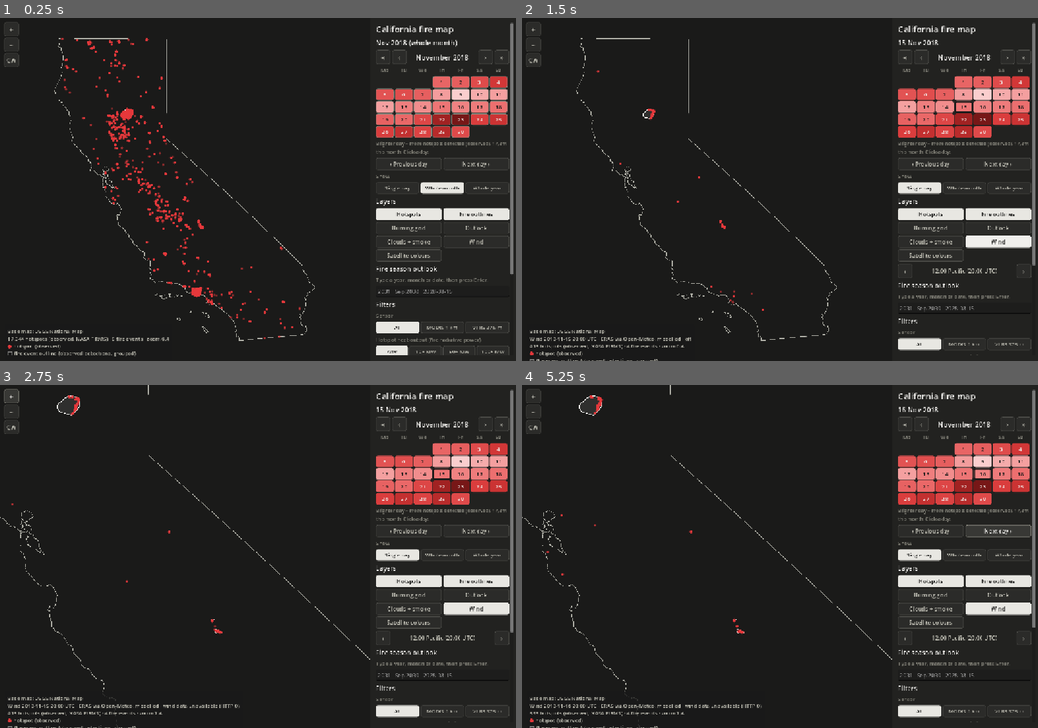
Above: before the commit, frames 1-4 (two rows, left to right).
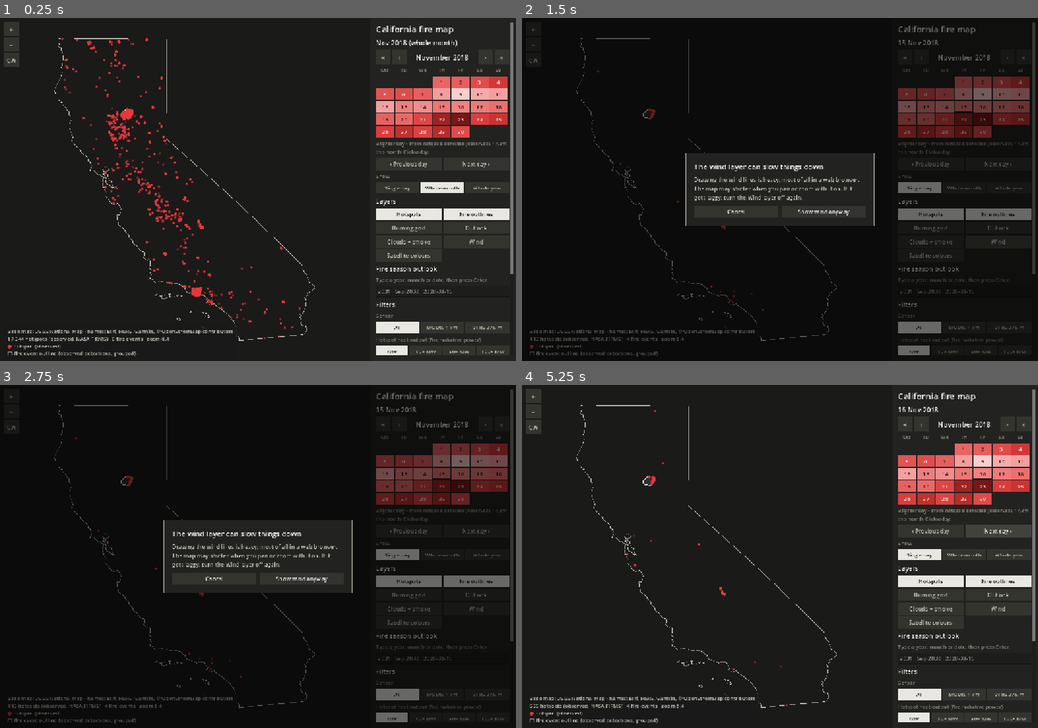
Above: after the commit, the same moments.

Repository: ashved123/Space-Pickles-Harmonization
Game: Godot game, scene res://ui/map_view.tscn
Two runs of this game, one before a commit and one after it. Both use one fixed random seed, a clock stepped at 60 frames per second and the inputs below.
Inputs (mouse positions are in pixels of both pictures, inside the frame that each line leads up to):
- Up to frame 1 (0.25 s): no input
- Up to frame 2 (1.5 s): click "15" at 0.5 s; click "Wind" at 1.25 s
- Up to frame 3 (2.75 s): click "+" at 2 s
- Up to frame 4 (5.25 s): click (738, 577) at 2.75 s, where only the run after the commit has a clickable "Cancel"; click "Single day" at 3.5 s; click "Single day" at 4.25 s; click "Next day ›" at 5 s

The runs differ from the first frame. In frame 1, 1.3% of the frame differs, in the area x 0-100%, y 1-99%; in frame 2, 13%; in frame 3, 13%, in the area x 0-100%, y 0-100%; in frame 4, 4.3%.

Commit message:
Gentler zoom, place names above hotspots, wind notice, square UI
Zoom: wheel zoom now scales with how far the wheel scrolled instead of
a fixed step per event (trackpads send many small events; a browser
reports 3.0 per notch). One notch is 0.2 zoom levels on the map and x1.1
in the sim. In the sim, presses over the side panel are ignored, so
scrolling the panel no longer zooms the grid.

Map labels: place names are their own transparent layer (Esri reference
tiles, clipped to the state) drawn above the hotspots and outlines. The
Labels base map is now USGS aerial plus that layer. Hotspots are drawn
at 78% opacity. Esri source and attribution added to SOURCES.md.

Wind: the first time the layer is turned on in a session a notice says
it can slow the map down; Cancel or Esc leaves it off.

UI: square corners everywhere and flat buttons with no outline or focus
ring. The selected day in the month calendar is a bar along the bottom
of the cell. Controls styled by the default theme are squared at start.

Co-Authored-By: Claude Sonnet 5.5 <noreply@anthropic.com>

Diff:
--- a/app/data/app_state.gd
+++ b/app/data/app_state.gd
@@ -1,5 +1,7 @@
 ## Autoload: carries choices between the calendar and the sim screens.
 extends Node
+
+const UI = preload("res://ui/ui_kit.gd")
 
 var selection := PackedInt32Array()  # selected calendar cells (empty = all California)
 var selected_year := 0
@@ -7,5 +9,10 @@
 var sim_event := {}                  # fire event picked in the calendar, or empty
 var sim_request := {}                # where and when to run the sim: {lat, lon, year, doy, side_m, label}
                                      # (see data/sim_region.gd); empty = use sim_event, or test terrain
+var wind_ok := false                 # the user has accepted the "wind slows the map" notice this session
 var map_state := {}                 # map view, date and filters, restored when coming back
 var return_scene := "res://ui/map_view.tscn"  # where Esc in the sim goes
+
+
+func _ready() -> void:
+	UI.square_default_theme()
--- a/app/main.gd
+++ b/app/main.gd
@@ -20,6 +20,7 @@
 const RETARDANT_RADIUS := 5.0
 const FIREBREAK_WIDTH := 2
 const MAX_VIEW_ZOOM := 8.0
+const WHEEL_ZOOM_PER_NOTCH := 1.1  # zoom factor for one notch of an ordinary mouse wheel
 const TOOL_IGNITE := 0
 const TOOL_FIREBREAK := 1
 const TOOL_RETARDANT := 2
@@ -530,14 +531,18 @@
 
 
 func _mouse_button(event: InputEventMouseButton) -> void:
+	# Presses over the side panel are the panel's: scrolling it must not zoom the grid, and a click on
+	# its empty parts must not ignite or drop anything on cells hidden under it.
+	if event.pressed and event.position.x > map_size().x:
+		return
 	var cell := mouse_cell()
 	match event.button_index:
 		MOUSE_BUTTON_WHEEL_UP:
 			if event.pressed:
-				zoom_at(event.position, view_zoom * 1.25)
+				zoom_at(event.position, view_zoom * pow(WHEEL_ZOOM_PER_NOTCH, UI.wheel_notches(event)))
 		MOUSE_BUTTON_WHEEL_DOWN:
 			if event.pressed:
-				zoom_at(event.position, view_zoom / 1.25)
+				zoom_at(event.position, view_zoom / pow(WHEEL_ZOOM_PER_NOTCH, UI.wheel_notches(event)))
 		MOUSE_BUTTON_MIDDLE:
 			_panning = event.pressed
 		MOUSE_BUTTON_LEFT:
--- a/app/map/hotspot_layer.gd
+++ b/app/map/hotspot_layer.gd
@@ -5,6 +5,7 @@
 extends MultiMeshInstance2D
 
 const MIN_PX := 7.0
+const OPACITY := 0.78  # slightly see-through, so the ground and overlapping hotspots show
 const CORE_COLOR := Color("#e5383b")  # red centre: an observed hotspot, whatever the satellite
 # The quad's colour (set per detection) is the ring; the centre is painted red on top.
 const SHADER := "
@@ -28,6 +29,7 @@
 	multimesh.transform_format = MultiMesh.TRANSFORM_2D
 	multimesh.use_colors = true
 	multimesh.mesh = _quad
+	modulate = Color(1, 1, 1, OPACITY)
 	var shader := Shader.new()
 	shader.code = SHADER
 	var mat := ShaderMaterial.new()
--- a/app/ui/calendar_view.gd
+++ b/app/ui/calendar_view.gd
@@ -101,10 +101,12 @@
 
 func _build_controls() -> void:
 	for b in [all_button, sim_button, map_button]:
-		b.add_theme_stylebox_override("normal", _button_style(Color("#2b2b29"), INK_3))
-		b.add_theme_stylebox_override("hover", _button_style(Color("#383835"), INK_2))
-		b.add_theme_stylebox_override("pressed", _button_style(Color("#383835"), INK))
-		b.add_theme_stylebox_override("disabled", _button_style(SURFACE, GRID_LINE))
+		b.add_theme_stylebox_override("normal", _button_style(UI.BTN))
+		b.add_theme_stylebox_override("hover", _button_style(UI.BTN_HOVER))
+		b.add_theme_stylebox_override("pressed", _button_style(UI.BTN_PRESSED))
+		b.add_theme_stylebox_override("disabled", _button_style(UI.BTN_DISABLED))
+		b.add_theme_stylebox_override("focus", StyleBoxEmpty.new())
+		b.focus_mode = Control.FOCUS_NONE
 		b.add_theme_color_override("font_color", INK)
 	_update_title()
 	title.position = Vector2(16, 10)
@@ -178,12 +180,10 @@
 		layout()
 
 
-func _button_style(bg: Color, border: Color) -> StyleBoxFlat:
+## A square-cornered fill with no outline.
+func _button_style(bg: Color) -> StyleBoxFlat:
 	var s := StyleBoxFlat.new()
 	s.bg_color = bg
-	s.border_color = border
-	s.set_border_width_all(1)
-	s.set_corner_radius_all(4)
 	s.content_margin_left = 12
 	s.content_margin_right = 12
 	s.content_margin_top = 6
--- a/app/ui/map_view.gd
+++ b/app/ui/map_view.gd
@@ -12,6 +12,7 @@
 const WindLayer = preload("res://map/wind_layer.gd")
 const CalendarData = preload("res://data/calendar_data.gd")
 const HotspotData = preload("res://data/hotspot_data.gd")
+const UI = preload("res://ui/ui_kit.gd")
 const SimRegion = preload("res://data/sim_region.gd")
 
 const SURFACE := Color("#1a1a19")
@@ -31,12 +32,18 @@
 const SIZE_STEPS := [0, 10, 50, 200]     # km2
 const MONTH_NAMES := ["January", "February", "March", "April", "May", "June", "July", "August", "September", "October", "November", "December"]
 const MIN_ZOOM := 5.0
+const WHEEL_ZOOM_PER_NOTCH := 0.2   # zoom levels for one notch of an ordinary mouse wheel
 const MAX_ZOOM := 15.0
 const GIBS_DAILY := "https://gibs.earthdata.nasa.gov/wmts/epsg3857/best/MODIS_Terra_CorrectedReflectance_TrueColor/default/{date}/GoogleMapsCompatible_Level9/{z}/{y}/{x}.jpg"
+# Place names are their own transparent layer, drawn above the hotspots (base map 0 only; the
+# topo map has its names baked in). Esri's reference tiles, keyless, free with attribution.
+const LABEL_BASE := 0
+const LABELS_URL := "https://server.arcgisonline.com/ArcGIS/rest/services/Reference/World_Boundaries_and_Places/MapServer/tile/{z}/{y}/{x}"
+const LABELS_MAX_ZOOM := 15
 const USGS := "https://basemap.nationalmap.gov/arcgis/rest/services/%s/MapServer/tile/{z}/{y}/{x}"
 # Base maps: [name, url template, max zoom]. USGS National Map tiles are public domain.
 const BASES := [
-	["Aerial imagery + roads and names (USGS)", USGS % "USGSImageryTopo", 16],
+	["Aerial imagery + place names (USGS aerial, Esri labels)", USGS % "USGSImageryOnly", 16],
 	["Aerial imagery (USGS, cloud-free)", USGS % "USGSImageryOnly", 16],
 	["Topographic map (USGS)", USGS % "USGSTopo", 16],
 	["None", "", 0],
@@ -124,7 +131,11 @@
 var world := Node2D.new()
 var region_clip: RegionClip = RegionClip.new()
 var backdrop_tiles: TileLayer = TileLayer.new()  # greyed-out surroundings, not clipped to the state
+var wind_toggle: Button
+var wind_popup := Control.new()  # modal notice shown the first time the wind layer is turned on
 var base_tiles: TileLayer = TileLayer.new()
+var label_tiles: TileLayer = TileLayer.new()  # place names above the hotspots
+var labels_clip: RegionClip = RegionClip.new()
 var sat_tiles: TileLayer = TileLayer.new()
 var wind: WindLayer = WindLayer.new()
 var _wind_timer := Timer.new()
@@ -182,6 +193,9 @@
 	viirs_layer.footprint_world = 375.0 * m2
 	for n in [vector, modis_layer, viirs_layer]:
 		world.add_child(n)
+	label_tiles.setup(LABELS_URL, LABELS_MAX_ZOOM)
+	labels_clip.add_child(label_tiles)
+	world.add_child(labels_clip)  # last, so the names sit on top of hotspots and outlines
 	add_child(world)
 	# Flat on the ground: in map coordinates and clipped to the state, below hotspots and outlines.
 	region_clip.add_child(wind)
@@ -191,6 +205,7 @@
 	add_child(_wind_timer)
 	_build_panel()
 	_build_overlay()
+	_build_wind_popup()
 	_built = true
 	_refresh_data()
 	_apply_view()
@@ -208,6 +223,7 @@
 			pts.append(Mercator.to_world(p[0], p[1]))
 		rings.append(pts)
 	region_clip.rings = rings
+	labels_clip.rings = rings
 	vector.outline_rings = rings
 	var a := Mercator.to_world(ca.bbox[2], ca.bbox[1])
 	var b := Mercator.to_world(ca.bbox[0], ca.bbox[3])
@@ -296,7 +312,7 @@
 	_toggle(layers, "Burning grid", "Harmonized MODIS + VIIRS burning per 25 km cell", show_grid, func(on): show_grid = on; _refresh_data())
 	outlook_toggle = _toggle(layers, "Outlook", "Outlook from past patterns, not a forecast of actual fires", show_outlook, func(on): show_outlook = on; _refresh_data())
 	_toggle(layers, "Clouds + smoke", "NASA satellite image for that day, over the base map", show_sat, func(on): show_sat = on; _apply_view())
-	_toggle(layers, "Wind", "Wind that day (ERA5 reanalysis, modelled)", show_wind, func(on): show_wind = on; _apply_view())
+	wind_toggle = _toggle(layers, "Wind", "Wind that day (ERA5 reanalysis, modelled). Can slow the map down", show_wind, _on_wind_toggled)
 	_toggle(layers, "Satellite colours", "Ring each hotspot in its satellite's colour: MODIS blue, VIIRS S-NPP yellow, VIIRS NOAA-20 aqua",
 		color_by_satellite, func(on): color_by_satellite = on; _refresh_data())
 	wind_row.visible = show_wind
@@ -374,12 +390,10 @@
 	box.add_child(l)
 
 
-func _flat(bg: Color, border: Color, width: int = 1) -> StyleBoxFlat:
+## A square-cornered fill with no outline.
+func _flat(bg: Color) -> StyleBoxFlat:
 	var s := StyleBoxFlat.new()
 	s.bg_color = bg
-	s.border_color = border
-	s.set_border_width_all(width)
-	s.set_corner_radius_all(4)
 	s.content_margin_left = 6
 	s.content_margin_right = 6
 	s.content_margin_top = 5
@@ -389,10 +403,10 @@
 
 ## Dark when off, light when on (or pressed).
 func _style_toggle(b: Button) -> void:
-	b.add_theme_stylebox_override("normal", _flat(Color("#2b2b29"), Color("#4a4a46")))
-	b.add_theme_stylebox_override("hover", _flat(Color("#383835"), INK_3))
-	b.add_theme_stylebox_override("pressed", _flat(Color("#e8e7e2"), Color("#e8e7e2")))
-	b.add_theme_stylebox_override("hover_pressed", _flat(INK, INK))
+	b.add_theme_stylebox_override("normal", _flat(UI.BTN))
+	b.add_theme_stylebox_override("hover", _flat(UI.BTN_HOVER))
+	b.add_theme_stylebox_override("pressed", _flat(Color("#e8e7e2")))
+	b.add_theme_stylebox_override("hover_pressed", _flat(INK))
 	b.add_theme_stylebox_override("focus", StyleBoxEmpty.new())
 	b.add_theme_color_override("font_color", INK_2)
 	b.add_theme_color_override("font_hover_color", INK)
@@ -545,14 +559,12 @@
 		b.custom_minimum_size = Vector2(DAY_W, 26)
 		b.tooltip_text = "%d %s %d: %s hotspots detected" % [d, MONTH_NAMES[cal_month - 1], year, _thousands(n)]
 		var shade := Color("#262624") if n == 0 else VectorLayer._ramp(VectorLayer.REDS, log(1.0 + n) / log(1.0 + peak))
-		var chosen := month == cal_month and (day == d or day == 0)
 		var exact := month == cal_month and day == d
-		# Selected day: a thick ring that contrasts with the cell's own shade.
-		var ring := SURFACE if shade.get_luminance() > 0.45 else INK
-		var border := ring if exact else (INK_3 if chosen else shade)
-		b.add_theme_stylebox_override("normal", _flat(shade, border, 3 if exact else 1))
-		b.add_theme_stylebox_override("hover", _flat(shade.lightened(0.15), INK, 1))
-		b.add_theme_stylebox_override("pressed", _flat(shade, INK, 2))
+		# Selected day: a bar along the bottom that contrasts with the cell's own shade (no outline).
+		var bar := SURFACE if shade.get_luminance() > 0.45 else INK
+		b.add_theme_stylebox_override("normal", _day_style(shade, bar, exact))
+		b.add_theme_stylebox_override("hover", _day_style(shade.lightened(0.15), bar, exact))
+		b.add_theme_stylebox_override("pressed", _day_style(shade.lightened(0.15), bar, exact))
 		b.add_theme_stylebox_override("focus", StyleBoxEmpty.new())
 		var ink := SURFACE if shade.get_luminance() > 0.45 else (INK_3 if n == 0 else INK)
 		for c in ["font_color", "font_hover_color", "font_pressed_color", "font_focus_color"]:
@@ -566,23 +578,30 @@
 		cal_note.text = "Brighter day = more hotspots detected (observed). %s this month. Click a day." % _thousands(month_total)
 
 
+## A day button's fill, with a thick bar along the bottom when it is the selected day.
+func _day_style(fill: Color, bar: Color, selected: bool) -> StyleBoxFlat:
+	var s := _flat(fill)
+	if selected:
+		s.border_width_bottom = 3
+		s.border_color = bar
+	return s
+
+
 func _style_button(b: Button) -> void:
 	for state in ["normal", "hover", "pressed", "disabled"]:
 		var s := StyleBoxFlat.new()
-		s.bg_color = Color("#383835") if state in ["hover", "pressed"] else (SURFACE if state == "disabled" else Color("#2b2b29"))
-		s.border_color = Color("#383835") if state == "disabled" else INK_3
-		s.set_border_width_all(1)
-		s.set_corner_radius_all(4)
+		s.bg_color = UI.BTN_HOVER if state == "hover" else (UI.BTN_PRESSED if state == "pressed" else (UI.BTN_DISABLED if state == "disabled" else UI.BTN))
 		s.content_margin_top = 6
 		s.content_margin_bottom = 6
 		b.add_theme_stylebox_override(state, s)
+	b.add_theme_stylebox_override("focus", StyleBoxEmpty.new())
+	b.focus_mode = Control.FOCUS_NONE
 
 
 func _build_overlay() -> void:
 	var back := PanelContainer.new()
 	var sb := StyleBoxFlat.new()
 	sb.bg_color = Color(0.1, 0.1, 0.098, 0.82)
-	sb.set_corner_radius_all(4)
 	sb.set_content_margin_all(8)
 	back.add_theme_stylebox_override("panel", sb)
 	back.anchor_top = 1.0
@@ -606,6 +625,64 @@
 	status.add_theme_color_override("default_color", INK_2)
 	status.add_theme_font_size_override("normal_font_size", 12)
 	back.add_child(status)
+
+
+# ---------- wind notice ----------
+
+## Turning the wind on asks first (once per session): drawing the flow lines is heavy, most of all
+## in a web browser, and the notice says so. Cancel leaves the layer off.
+func _on_wind_toggled(on: bool) -> void:
+	if on and not AppState.wind_ok:
+		wind_toggle.set_pressed_no_signal(false)
+		wind_popup.visible = true
+		return
+	show_wind = on
+	_apply_view()
+
+
+func _wind_popup_accept() -> void:
+	AppState.wind_ok = true
+	wind_popup.visible = false
+	wind_toggle.set_pressed_no_signal(true)
+	show_wind = true
+	_apply_view()
+
+
+func _wind_popup_cancel() -> void:
+	wind_popup.visible = false
+
+
+func _build_wind_popup() -> void:
+	wind_popup.set_anchors_preset(Control.PRESET_FULL_RECT)
+	wind_popup.visible = false
+	add_child(wind_popup)  # added last, so it is on top
+	var scrim := ColorRect.new()
+	scrim.color = Color(0, 0, 0, 0.55)
+	scrim.set_anchors_preset(Control.PRESET_FULL_RECT)
+	scrim.mouse_filter = Control.MOUSE_FILTER_STOP  # blocks the map and panel behind it
+	wind_popup.add_child(scrim)
+	var center := CenterContainer.new()
+	center.set_anchors_preset(Control.PRESET_FULL_RECT)
+	center.mouse_filter = Control.MOUSE_FILTER_IGNORE
+	wind_popup.add_child(center)
+	var panel := PanelContainer.new()
+	var sb := _flat(PANEL_BG)
+	sb.set_content_margin_all(20)
+	sb.set_border_width_all(1)  # a dialog frame, not a button outline
+	sb.border_color = INK_3
+	panel.add_theme_stylebox_override("panel", sb)
+	center.add_child(panel)
+	var box := VBoxContainer.new()
+	box.add_theme_constant_override("separation", 10)
+	panel.add_child(box)
+	UI.heading(box, "The wind layer can slow things down", 17)
+	var body := UI.text(box, "Drawing the wind lines is heavy, most of all in a web browser. The map may stutter when you pan or zoom with it on. If it gets laggy, turn the Wind layer off again.", INK_2, 13)
+	body.custom_minimum_size.x = 400
+	var row := HBoxContainer.new()
+	row.add_theme_constant_override("separation", 8)
+	box.add_child(row)
+	UI.button(row, "Cancel", "Keep the wind layer off (Esc)", _wind_popup_cancel)
+	UI.button(row, "Show wind anyway", "", _wind_popup_accept)
 
 
 # ---------- dates ----------
@@ -765,6 +842,10 @@
 	var bias := clampf(log(get_viewport().get_stretch_transform().get_scale().x) / log(2.0), 0.0, 1.5)
 	base_tiles.pixel_bias = bias
 	sat_tiles.pixel_bias = bias
+	label_tiles.pixel_bias = bias
+	label_tiles.visible = base_choice == LABEL_BASE
+	if label_tiles.visible:
+		label_tiles.update_view(rect, zoom)
 	backdrop_tiles.update_view(rect, zoom)
 	base_tiles.visible = BASES[base_choice][1] != ""
 	if base_tiles.visible:
@@ -821,7 +902,7 @@
 
 func _process(_delta: float) -> void:
 	# Keep the loading counter fresh while tiles stream in.
-	var n := sat_tiles.loading_count() + base_tiles.loading_count() + (1000 if wind.status == "loading" else 0)
+	var n := sat_tiles.loading_count() + base_tiles.loading_count() + label_tiles.loading_count() + (1000 if wind.status == "loading" else 0)
 	if n != _last_loading:
 		_last_loading = n
 		_update_status()
@@ -829,8 +910,10 @@
 
 func _update_status() -> void:
 	var n_hot := shown_idx_modis.size() + shown_idx_viirs.size()
-	var loading := sat_tiles.loading_count() + base_tiles.loading_count()
+	var loading := sat_tiles.loading_count() + base_tiles.loading_count() + label_tiles.loading_count()
 	var base := "Base map: USGS National Map" if base_tiles.visible else "No base map"
+	if label_tiles.visible:
+		base += " · names: Esri, HERE, Garmin, © OpenStreetMap contributors"
 	if show_sat:
 		if _imagery_date() > _latest_imagery_date():
 			base += " · Satellite: no NASA image for %s yet (latest %s)" % [_imagery_date(), _latest_imagery_date()]
@@ -886,10 +969,10 @@
 						_zoom_to_fire(selected_fire)
 			MOUSE_BUTTON_WHEEL_UP:
 				if event.pressed:
-					_zoom_at(event.position, zoom + 0.5)
+					_zoom_at(event.position, zoom + WHEEL_ZOOM_PER_NOTCH * UI.wheel_notches(event))
 			MOUSE_BUTTON_WHEEL_DOWN:
 				if event.pressed:
-					_zoom_at(event.position, zoom - 0.5)
+					_zoom_at(event.position, zoom - WHEEL_ZOOM_PER_NOTCH * UI.wheel_notches(event))
 	elif event is InputEventMouseMotion and _drag:
 		_drag_moved += event.relative.length()
 		center -= event.relative / _scale()
@@ -903,6 +986,10 @@
 
 func _unhandled_key_input(event: InputEvent) -> void:
 	if not event.pressed:
+		return
+	if wind_popup.visible:
+		if event.keycode == KEY_ESCAPE:
+			_wind_popup_cancel()
 		return
 	var mid := _map_size() / 2.0
 	match event.keycode:
--- a/app/ui/ui_kit.gd
+++ b/app/ui/ui_kit.gd
@@ -8,6 +8,10 @@
 const INK := Color("#f0efec")
 const INK_2 := Color("#c3c2b7")
 const INK_3 := Color("#8a897f")
+const BTN := Color("#34342f")          # button fill
+const BTN_HOVER := Color("#42423d")
+const BTN_PRESSED := Color("#55554f")
+const BTN_DISABLED := Color("#262624")
 const PANEL_W := 340.0
 const INNER_W := PANEL_W - 30.0
 
@@ -60,12 +64,10 @@
 	return l
 
 
-static func flat(bg: Color, border: Color) -> StyleBoxFlat:
+## A square-cornered fill with no outline: buttons are plain blocks, not outlined or rounded.
+static func flat(bg: Color) -> StyleBoxFlat:
 	var s := StyleBoxFlat.new()
 	s.bg_color = bg
-	s.border_color = border
-	s.set_border_width_all(1)
-	s.set_corner_radius_all(4)
 	s.content_margin_left = 6
 	s.content_margin_right = 6
 	s.content_margin_top = 5
@@ -75,11 +77,12 @@
 
 ## Dark when off, light when on.
 static func style_toggle(b: Button) -> void:
-	b.add_theme_stylebox_override("normal", flat(Color("#2b2b29"), Color("#4a4a46")))
-	b.add_theme_stylebox_override("hover", flat(Color("#383835"), INK_3))
-	b.add_theme_stylebox_override("pressed", flat(Color("#e8e7e2"), Color("#e8e7e2")))
-	b.add_theme_stylebox_override("hover_pressed", flat(INK, INK))
-	b.add_theme_stylebox_override("disabled", flat(SURFACE, Color("#383835")))
+	b.add_theme_stylebox_override("normal", flat(BTN))
+	b.add_theme_stylebox_override("hover", flat(BTN_HOVER))
+	b.add_theme_stylebox_override("pressed", flat(Color("#e8e7e2")))
+	b.add_theme_stylebox_override("hover_pressed", flat(INK))
+	b.add_theme_stylebox_override("disabled", flat(BTN_DISABLED))
+	b.add_theme_stylebox_override("focus", StyleBoxEmpty.new())
 	b.add_theme_color_override("font_color", INK_2)
 	b.add_theme_color_override("font_hover_color", INK)
 	b.add_theme_color_override("font_pressed_color", SURFACE)
@@ -95,10 +98,11 @@
 	b.text = t
 	b.tooltip_text = tip
 	b.size_flags_horizontal = Control.SIZE_EXPAND_FILL
-	b.add_theme_stylebox_override("normal", flat(Color("#2b2b29"), INK_3))
-	b.add_theme_stylebox_override("hover", flat(Color("#383835"), INK_3))
-	b.add_theme_stylebox_override("pressed", flat(Color("#4a4a46"), INK))
-	b.add_theme_stylebox_override("disabled", flat(SURFACE, Color("#383835")))
+	b.add_theme_stylebox_override("normal", flat(BTN))
+	b.add_theme_stylebox_override("hover", flat(BTN_HOVER))
+	b.add_theme_stylebox_override("pressed", flat(BTN_PRESSED))
+	b.add_theme_stylebox_override("disabled", flat(BTN_DISABLED))
+	b.add_theme_stylebox_override("focus", StyleBoxEmpty.new())
 	b.add_theme_color_override("font_color", INK)
 	b.add_theme_color_override("font_disabled_color", Color("#5c5b55"))
 	b.add_theme_font_size_override("font_size", 13)
@@ -185,6 +189,33 @@
 	row.add_child(l)
 
 
+## How far a mouse wheel event scrolled, in notches of an ordinary wheel. Desktop reports 1.0 per
+## notch, a browser 3.0 (checked in Chromium); trackpads send many small ones. Capped, so one huge
+## event can't throw the zoom. Zoom by `step * wheel_notches(event)`, not by a fixed step per event.
+static func wheel_notches(event: InputEventMouseButton) -> float:
+	var f: float = event.factor
+	if f <= 0.0:
+		f = 1.0
+	if OS.has_feature("web"):
+		f /= 3.0
+	return clampf(f, 0.02, 3.0)
+
+
+## Makes everything that is not styled by hand square-cornered and drops the focus outline:
+## text fields, scroll bars, lists and tooltips come from Godot's default theme, which is rounded.
+## Call once at start (the AppState autoload does).
+static func square_default_theme() -> void:
+	var theme := ThemeDB.get_default_theme()
+	for type in theme.get_stylebox_type_list():
+		for sb_name in theme.get_stylebox_list(type):
+			if sb_name == "focus":
+				theme.set_stylebox(sb_name, type, StyleBoxEmpty.new())
+				continue
+			var sb := theme.get_stylebox(sb_name, type)
+			if sb is StyleBoxFlat:
+				sb.set_corner_radius_all(0)
+
+
 ## 12345 -> "12,345".
 static func thousands(n: int) -> String:
 	var s := str(n)
Not shown, changed: CLAUDE.md
Not shown, changed: docs/SOURCES.md
